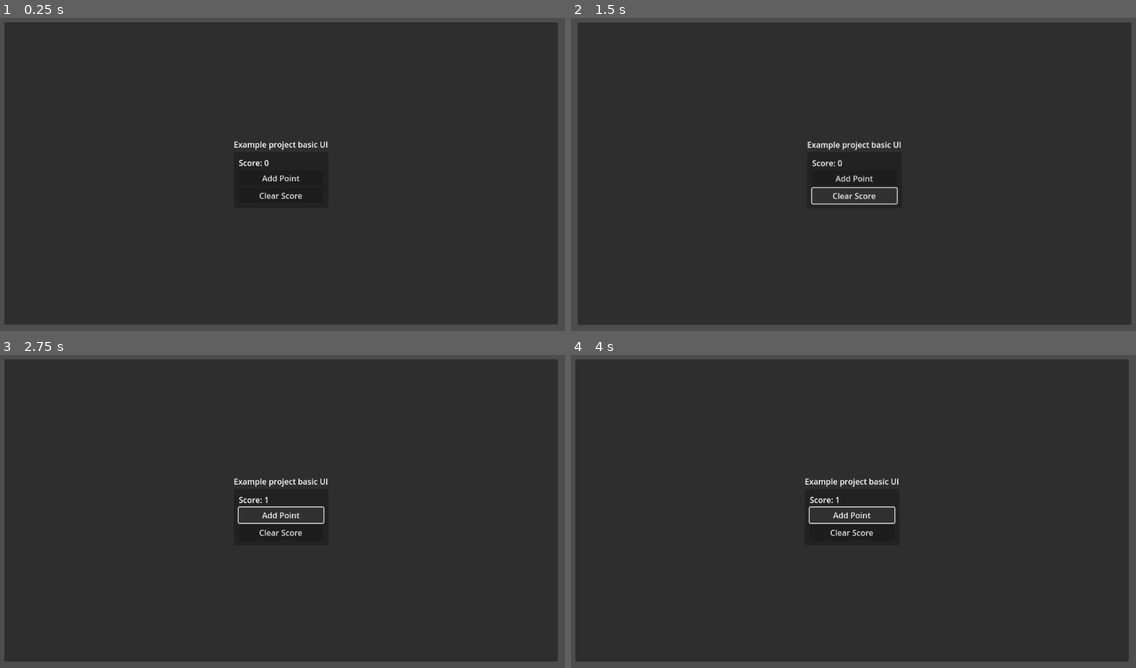
Above: before the commit, frames 1-4 (two rows, left to right).
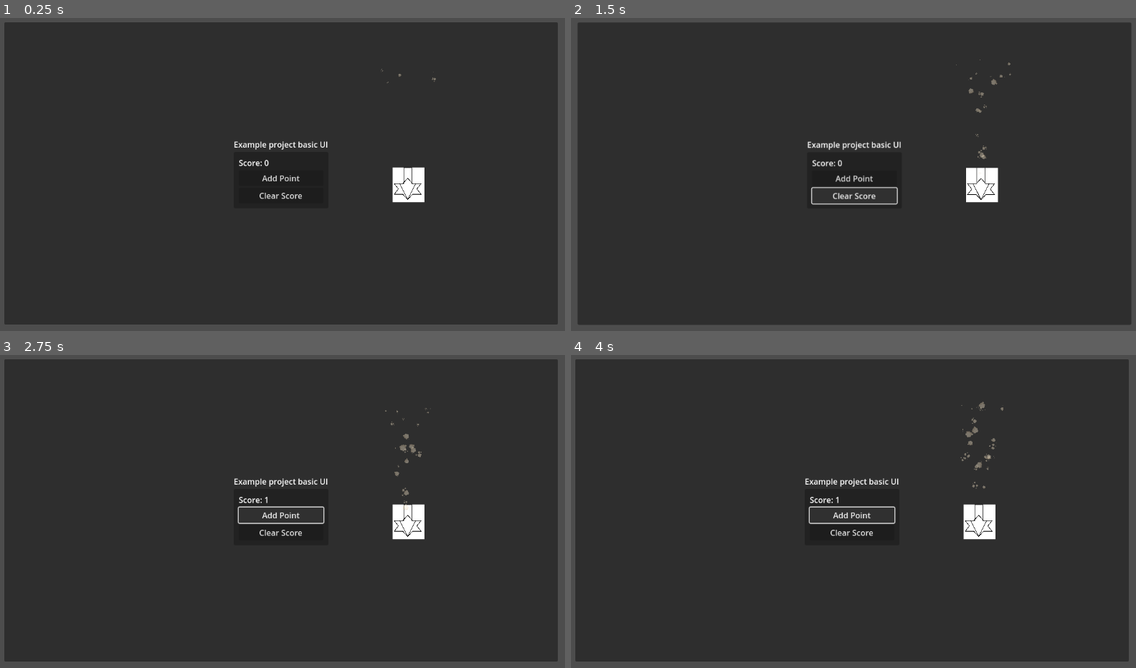
Above: after the commit, the same moments.

Repository: GeordieTomo/ludum-dare-58
Game: Godot game, scene res://main_game.tscn
Two runs of this game, one before a commit and one after it. Both use one fixed random seed, a clock stepped at 60 frames per second and the inputs below.
Inputs:
- Up to frame 1 (0.25 s): no input
- Up to frame 2 (1.5 s): click "Add Point" at 0.5 s; click "Clear Score" at 1.25 s
- Up to frame 3 (2.75 s): click "Add Point" at 2 s
- Up to frame 4 (4 s): click "Clear Score" at 2.75 s; click "Add Point" at 3.5 s

The runs differ from the first frame. In frame 1, 0.7% of the frame differs, in the area x 67-78%, y 16-60%; in frame 2, 0.7%; in frame 3, 0.8%; in frame 4, 0.8%, in the area x 68-77%, y 14-60%.

Commit message:
suck particles

Diff:
--- a/main_game.tscn
+++ b/main_game.tscn
@@ -1,9 +1,51 @@
-[gd_scene load_steps=5 format=3 uid="uid://dcjj3sbly682w"]
+[gd_scene load_steps=13 format=3 uid="uid://dcjj3sbly682w"]
 
 [ext_resource type="Script" uid="uid://bm7exghrhdxxc" path="res://scripts/add_score_button.gd" id="1_1oj5k"]
 [ext_resource type="Script" uid="uid://m0qj4q3wiu4r" path="res://scripts/score_tracker.gd" id="2_yx7mw"]
 [ext_resource type="Script" uid="uid://3smrpykov5f2" path="res://scripts/clear_score_button.gd" id="3_ykeeq"]
 [ext_resource type="Script" uid="uid://cqpyul0rsejya" path="res://scripts/screen_shake_controller.gd" id="4_6bm6p"]
+[ext_resource type="Texture2D" uid="uid://cbxgliaps3jmy" path="res://textures/VAC.png" id="5_dugkq"]
+[ext_resource type="Texture2D" uid="uid://dw0w007w3okbn" path="res://textures/dust_sprite_strip_4frames_transparent.png" id="6_2pltu"]
+
+[sub_resource type="CanvasItemMaterial" id="CanvasItemMaterial_f52ns"]
+particles_animation = true
+particles_anim_h_frames = 4
+particles_anim_v_frames = 1
+particles_anim_loop = false
+
+[sub_resource type="Curve" id="Curve_2pltu"]
+_data = [Vector2(0, 0), 0.0, 0.0, 0, 0, Vector2(0.1590909, 0.20224726), 0.0, 0.0, 0, 0, Vector2(0.78030306, 0.42696637), 1.339616, 1.339616, 0, 0, Vector2(1, 1), 0.0, 0.0, 0, 0]
+point_count = 4
+
+[sub_resource type="CurveTexture" id="CurveTexture_f52ns"]
+curve = SubResource("Curve_2pltu")
+
+[sub_resource type="Curve" id="Curve_l5ukw"]
+_data = [Vector2(0, 0), 0.0, 0.0, 0, 0, Vector2(0.32575756, 0.6629214), 0.0, 0.0, 0, 0, Vector2(1, 1), 0.0, 0.0, 0, 0]
+point_count = 3
+
+[sub_resource type="CurveTexture" id="CurveTexture_4srsv"]
+curve = SubResource("Curve_l5ukw")
+
+[sub_resource type="ParticleProcessMaterial" id="ParticleProcessMaterial_l5ukw"]
+particle_flag_disable_z = true
+emission_shape_offset = Vector3(0, -1000, 0)
+emission_shape_scale = Vector3(300, 100, 1)
+emission_shape = 3
+emission_box_extents = Vector3(1, 1, 1)
+angle_min = -179.99998
+angle_max = 180.00002
+gravity = Vector3(0, 0, 0)
+radial_accel_min = -10000.0
+radial_accel_max = -1000.0
+radial_accel_curve = SubResource("CurveTexture_f52ns")
+scale_min = 0.049999997
+scale_max = 0.14999999
+scale_curve = SubResource("CurveTexture_4srsv")
+color = Color(1, 1, 1, 0.39215687)
+anim_offset_max = 1.0
+turbulence_noise_scale = 0.0
+turbulence_noise_speed_random = 4.0
 
 [node name="MainGame" type="Node"]
 
@@ -71,3 +113,21 @@
 layout_mode = 2
 text = "Clear Score"
 script = ExtResource("3_ykeeq")
+
+[node name="Vac" type="Sprite2D" parent="."]
+position = Vector2(256, 23)
+scale = Vector2(0.20000005, 0.21718755)
+texture = ExtResource("5_dugkq")
+
+[node name="Polygon2D" type="Polygon2D" parent="."]
+clip_children = 1
+position = Vector2(255, 5)
+scale = Vector2(0.20000005, 0.21718755)
+polygon = PackedVector2Array(-170, -13.812945, 170, -18.417261, 694.99976, -1247.7695, -634.9998, -1243.1652)
+
+[node name="GPUParticles2D" type="GPUParticles2D" parent="Polygon2D"]
+material = SubResource("CanvasItemMaterial_f52ns")
+scale = Vector2(0.99999994, 1)
+amount = 30
+texture = ExtResource("6_2pltu")
+process_material = SubResource("ParticleProcessMaterial_l5ukw")
Binary file added: textures/dust_sprite_strip_4frames_transparent.png
Not shown, added: textures/dust_sprite_strip_4frames_transparent.png.import
